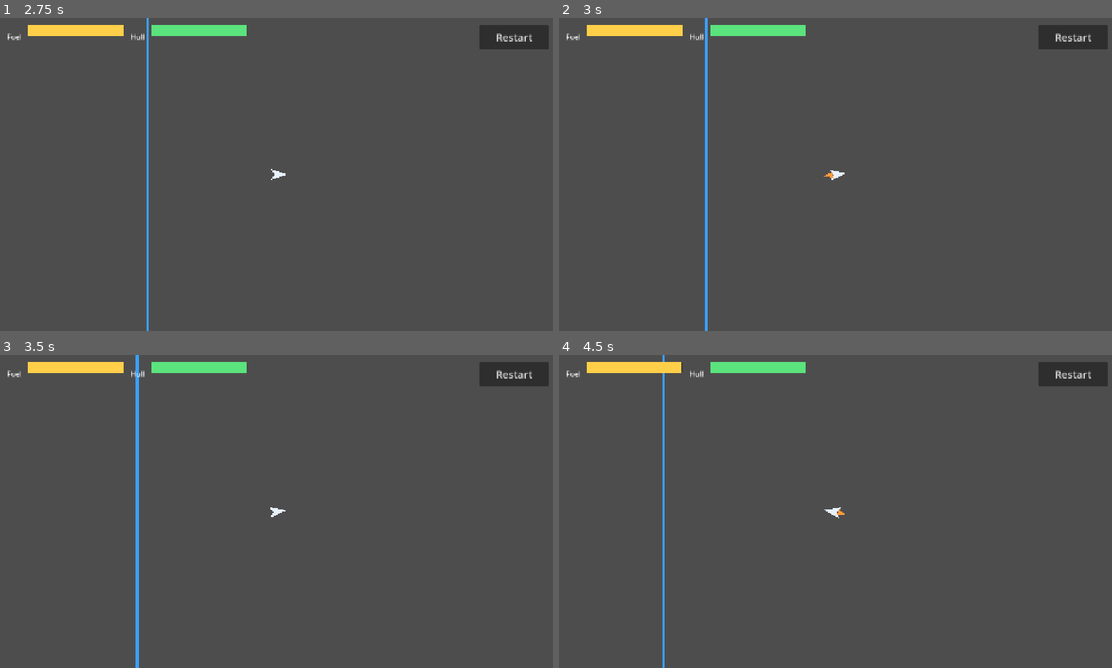
Above: before the commit, frames 1-4 (two rows, left to right).
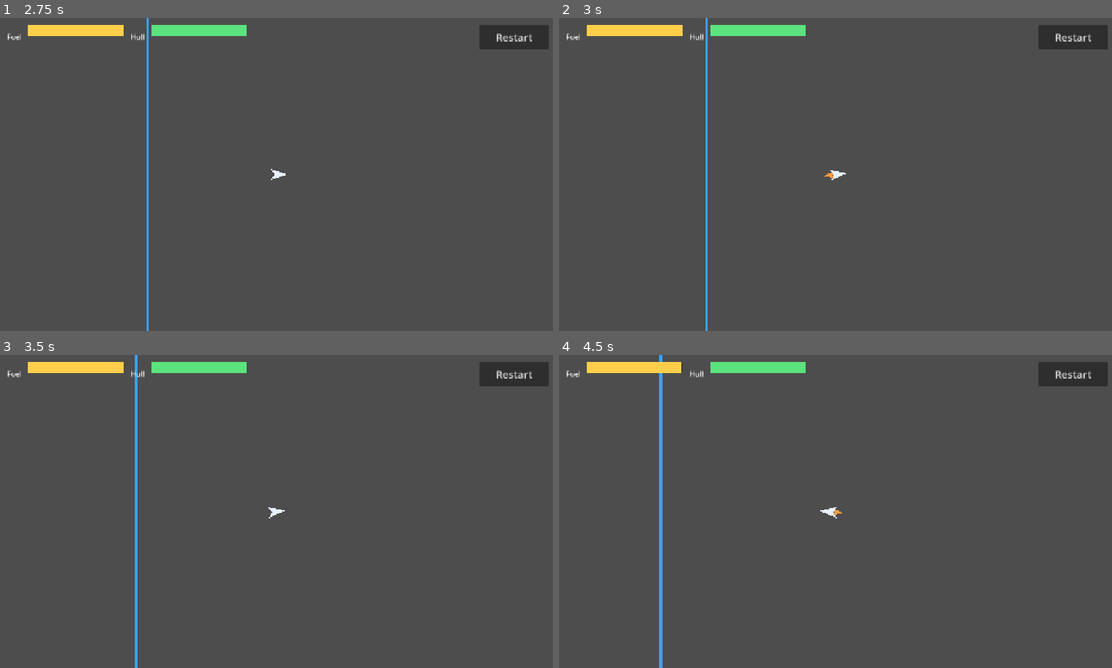
Above: after the commit, the same moments.

Repository: BRAITG/zero-gx
Game: Godot game, scene res://levels/level_03.tscn
Two runs of this game, one before a commit and one after it. Both use one fixed random seed, a clock stepped at 60 frames per second and the inputs below. This scene is started directly instead of the project's main scene.
Inputs (mouse positions are in pixels of both pictures, inside the frame that each line leads up to):
- Up to frame 1 (2.75 s): click "Restart" at 0.5 s; click "Restart" at 1.25 s; click "Restart" at 2 s
- Up to frame 2 (3 s): tap Enter at 2.75 s; move the mouse to (957, 158) at 2.77 s; click (957, 158) at 2.92 s
- Up to frame 3 (3.5 s): no input
- Up to frame 4 (4.5 s): move the mouse to (724, 527) at 3.52 s; click (724, 527) at 3.67 s; move the mouse to (890, 442) at 4.27 s; click (890, 442) at 4.42 s

Frame 1 is identical in both runs. In frame 2, 0.1% of the frame differs, in the area x 26-52%, y 0-100%; in frame 3, 0.4%; in frame 4, 1.0%, in the area x 18-52%, y 0-100%.

Commit message:
fix: interpolate physics so the ship renders smoothly above 60 Hz
Physics ticks at 60 Hz while phones refresh at 90 or 120 Hz, and the
camera moves every render frame. The ship's screen position alternated
between two values on consecutive frames, which reads as a faint second
ship. Enable physics interpolation and reset it after placing rail
asteroids so they do not streak in from their authored position.

Refs #2

Diff:
--- a/project.godot
+++ b/project.godot
@@ -16,6 +16,7 @@
 
 [physics]
 
+common/physics_interpolation=true
 2d/default_gravity=0.0
 2d/default_linear_damp=0.0
 2d/default_angular_damp=0.0
--- a/scenes/asteroid.gd
+++ b/scenes/asteroid.gd
@@ -46,6 +46,7 @@
 		freeze_mode = RigidBody2D.FREEZE_MODE_KINEMATIC
 		freeze = true
 		_place_on_orbit()
+		reset_physics_interpolation()  # don't streak in from the scene's authored position
 		if _parent.has_signal("shattered"):
 			_parent.shattered.connect(release.bind(Vector2.ZERO))
 
